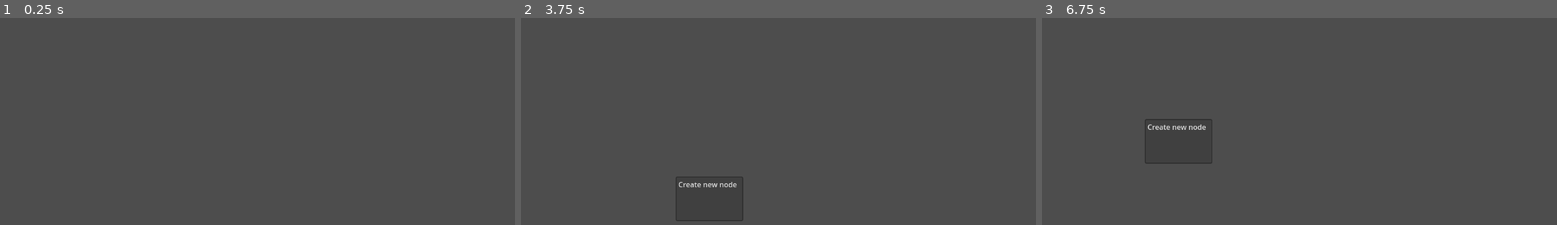
Above: before the commit, frames 1-3 (left to right).
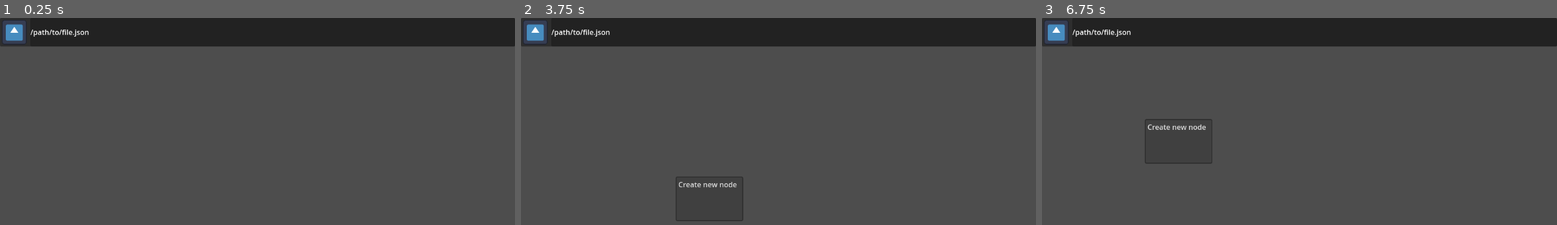
Above: after the commit, the same moments.

Repository: arthurgps2/nodoban
Game: Godot game, scene res://Charter/Charter.tscn
Two runs of this game, one before a commit and one after it. Both use one fixed random seed, a clock stepped at 60 frames per second and the inputs below. The engine's default icon, where the game draws it, is replaced by a stand-in: a white triangle on a blue panel in a dark square.
Inputs (mouse positions are in pixels of both pictures, inside the frame that each line leads up to):
- Up to frame 1 (0.25 s): no input
- Up to frame 2 (3.75 s): click (536, 32) at 0.52 s; click (536, 32) at 1.27 s; click (536, 32) at 2.02 s; tap Enter at 2.75 s; move the mouse to (891, 148) at 2.77 s; click (891, 148) at 2.85 s; tap Space at 3.5 s; move the mouse to (675, 177) at 3.52 s; right-click (675, 177) at 3.6 s
- Up to frame 3 (6.75 s): tap Enter at 4.25, 5.75 s; move the mouse to (1351, 98) at 4.27 s; tap Mouse wheel down (scroll_down) at 4.35 s; tap Space at 5, 6.5 s; move the mouse to (1273, 220) at 5.02 s; tap Mouse wheel up (scroll_up) at 5.1 s; move the mouse to (1454, 206) at 5.77 s; click (1454, 206) at 5.85 s; move the mouse to (1145, 119) at 6.52 s; right-click (1145, 119) at 6.6 s

The runs differ from the first frame. In frame 1, 13% of the frame differs, in the area x 0-100%, y 0-14%; in frame 2, 13%; in frame 3, 13%.

Commit message:
Main UI layout

Diff:
--- a/Charter/Charter.tscn
+++ b/Charter/Charter.tscn
@@ -1,16 +1,62 @@
-[gd_scene load_steps=3 format=3 uid="uid://802s5kvqr3ka"]
+[gd_scene load_steps=4 format=3 uid="uid://802s5kvqr3ka"]
 
 [ext_resource type="Script" path="res://Charter/CharterUI.gd" id="1_7qrr2"]
 [ext_resource type="Script" path="res://Charter/CharterNodeView.gd" id="2_5jmha"]
+[ext_resource type="Texture2D" uid="uid://bgdvc6m8oju7c" path="res://icon.svg" id="2_s307i"]
 
-[node name="Charter" type="Node"]
+[node name="Charter" type="Control"]
+layout_mode = 3
+anchors_preset = 15
+anchor_right = 1.0
+anchor_bottom = 1.0
+grow_horizontal = 2
+grow_vertical = 2
 
 [node name="UI" type="Control" parent="."]
-layout_mode = 3
-anchors_preset = 0
-offset_right = 40.0
-offset_bottom = 40.0
+layout_mode = 1
+anchors_preset = 15
+anchor_right = 1.0
+anchor_bottom = 1.0
+grow_horizontal = 2
+grow_vertical = 2
 script = ExtResource("1_7qrr2")
+
+[node name="PanelContainer" type="PanelContainer" parent="UI"]
+layout_mode = 1
+anchors_preset = 10
+anchor_right = 1.0
+offset_bottom = 64.0
+grow_horizontal = 2
+
+[node name="HBoxContainer" type="HBoxContainer" parent="UI/PanelContainer"]
+layout_mode = 2
+
+[node name="Button" type="MenuButton" parent="UI/PanelContainer/HBoxContainer"]
+custom_minimum_size = Vector2(64, 64)
+layout_mode = 2
+icon = ExtResource("2_s307i")
+vertical_icon_alignment = 0
+expand_icon = true
+item_count = 3
+popup/item_0/text = "Save file"
+popup/item_1/text = "Load file"
+popup/item_1/id = 1
+popup/item_2/text = "Node types"
+popup/item_2/id = 2
+
+[node name="VBoxContainer" type="PanelContainer" parent="UI/PanelContainer/HBoxContainer"]
+layout_mode = 2
+size_flags_horizontal = 3
+
+[node name="VBoxContainer" type="VBoxContainer" parent="UI/PanelContainer/HBoxContainer/VBoxContainer"]
+layout_mode = 2
+size_flags_vertical = 4
+
+[node name="RichTextLabel" type="RichTextLabel" parent="UI/PanelContainer/HBoxContainer/VBoxContainer/VBoxContainer"]
+layout_mode = 2
+size_flags_vertical = 3
+text = "/path/to/file.json"
+fit_content = true
 
 [node name="NodeView" type="Control" parent="."]
 layout_mode = 3
